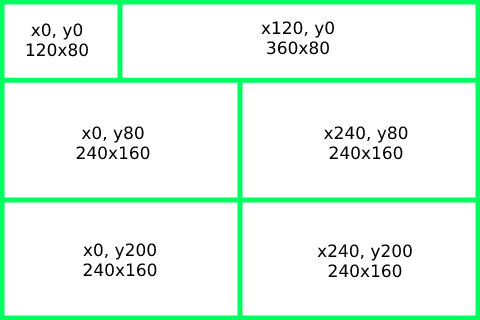
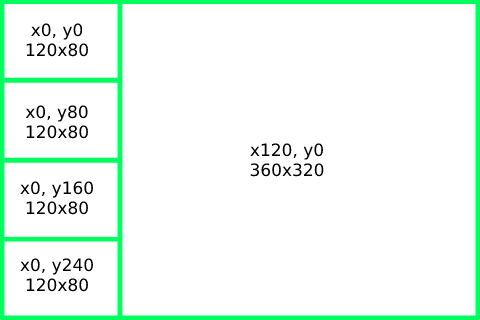
Comparing the layer stacks of the two 480×320 images. Changes:
added group "WiFi Page" with 13 layers above "Main Page" over <box>20,23,324,292</box>
added layer "x120, y0 360x320" in group "WiFi Page" over <box>250,143,324,177</box>
added layer "x0, y240 120x80" in group "WiFi Page" over <box>20,258,93,292</box>
added layer "x0, y160 120x80" in group "WiFi Page" over <box>20,181,93,215</box>
added layer "x0, y80 120x80" in group "WiFi Page" over <box>26,105,88,139</box>
moved "x240, y200 240x160" into group "Main Page" over <box>317,244,412,278</box>
moved "x0, y200 240x160" into group "Main Page" over <box>83,243,157,277</box>
moved "x240, y80 240x160" into group "Main Page" over <box>324,126,408,160</box>
moved "x0, y80 240x160" into group "Main Page" over <box>76,126,150,160</box>
moved "x120, y0 360x80" into group "Main Page" over <box>261,21,334,55</box>
